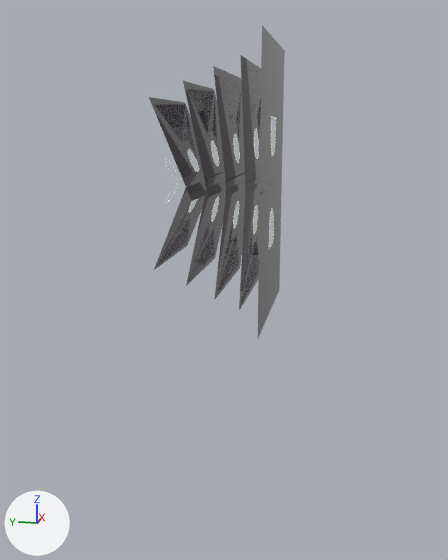
The glTF model scroll2/models/P/Tube1.glb as it was, and as the next commit left it.
One viewpoint serves both versions: a 50 mm camera at (-35.0, -4.7, 3.2) aimed at (-0.3, 2.2, -5.5). Every picture has the same lights, and +X, +Y and +Z are marked at lower left.

Script lines for the objects in view, before the commit:
```python
me_plane_003 = bpy.data.meshes.new('Plane.003')
me_plane_003.from_pydata(...)  # 128 vertices, 128 faces; spans x -5.0..5.0, y -2.95..5.0, z 0.0
me_plane_003.materials.append(mat_granite)  # black #221f23
ob_plane_003 = bpy.data.objects.new('Plane.003', me_plane_003)
ob_plane_003.location = (0.0, 0.43, 2.38)
ob_plane_003.rotation_euler = (1.523, 0.0, 0.0)  # degrees (87, 0, 0)
ob_plane_003.scale = (0.832, 0.832, 1.16)
ob_plane_007 = bpy.data.objects.new('Plane.007', me_plane_003)
ob_plane_007.location = (0.0, 2.79, -1.46)
ob_plane_007.rotation_euler = (1.352, 3.139, 0.0)  # degrees (77, 180, 0)
ob_plane_007.scale = (0.744, 0.744, 1.04)
ob_plane_008 = bpy.data.objects.new('Plane.008', me_plane_003)
ob_plane_008.location = (0.0, 4.05, -1.04)
ob_plane_008.rotation_euler = (1.175, 3.139, 0.0)  # degrees (67, 180, 0)
ob_plane_008.scale = (0.721, 0.712, 0.993)
# also in view: 'Plane' at (0.0, -0.5, 3.8); 'Plane.004' at (0.0, 3.0, 2.6); 'Plane.006' at (0.0, 1.6, -2.6); 'Plane.001' at (0.0, 4.3, 2.1); 'Plane.002' at (0.0, 1.6, 2.9)
```
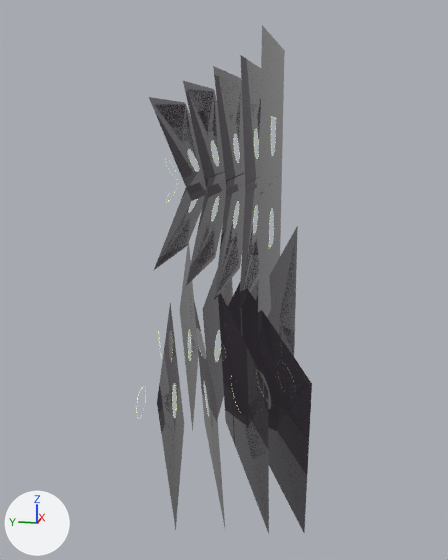
Diff of the bpy script that builds the scene:
```diff
--- a/scroll2/models/P/Tube1.glb.py
+++ b/scroll2/models/P/Tube1.glb.py
@@ me_plane_001 @@
+me_plane_001 = me_plane_003.copy(); me_plane_001.name = 'Plane.001'  # the mesh of ob_plane_008
@@ ob_plane_017 @@
+ob_plane_017 = bpy.data.objects.new('Plane.017', me_plane_001)
+ob_plane_017.location = (-3.27, 4.5, -12.08)
+ob_plane_017.rotation_euler = (1.675, -1.936, 0.0756)  # degrees (96, -111, 4.3)
+ob_plane_017.scale = (1.0, 0.987, 1.38)
@@ ob_plane_016 @@
+ob_plane_016 = bpy.data.objects.new('Plane.016', me_plane_001)
+ob_plane_016.location = (1.48, 4.79, -10.28)
+ob_plane_016.rotation_euler = (1.47, 1.208, 0.0716)  # degrees (84, 69, 4.1)
+ob_plane_016.scale = (1.0, 0.987, 1.38)
@@ ob_plane_015 @@
+ob_plane_015 = bpy.data.objects.new('Plane.015', me_plane_001)
+ob_plane_015.location = (-2.82, 2.71, -11.96)
+ob_plane_015.rotation_euler = (1.853, -1.936, 0.0756)  # degrees (106, -111, 4.3)
+ob_plane_015.scale = (1.03, 1.03, 1.44)
@@ ob_plane_014 @@
+ob_plane_014 = bpy.data.objects.new('Plane.014', me_plane_001)
+ob_plane_014.location = (1.66, 2.96, -10.27)
+ob_plane_014.rotation_euler = (1.647, 1.208, 0.0716)  # degrees (94, 69, 4.1)
+ob_plane_014.scale = (1.03, 1.03, 1.44)
@@ ob_plane_013 @@
+ob_plane_013 = bpy.data.objects.new('Plane.013', me_plane_001)
+ob_plane_013.location = (-2.27, 1.03, -11.8)
+ob_plane_013.rotation_euler = (1.96, -1.936, 0.0756)  # degrees (112, -111, 4.3)
+ob_plane_013.scale = (1.1, 1.1, 1.54)
@@ ob_plane_012 @@
+ob_plane_012 = bpy.data.objects.new('Plane.012', me_plane_001)
+ob_plane_012.location = (1.7, 1.18, -10.3)
+ob_plane_012.rotation_euler = (1.754, 1.208, 0.0716)  # degrees (100, 69, 4.1)
+ob_plane_012.scale = (1.1, 1.1, 1.54)
@@ ob_plane_011 @@
+ob_plane_011 = bpy.data.objects.new('Plane.011', me_plane_001)
+ob_plane_011.location = (-1.75, -0.46, -11.65)
+ob_plane_011.rotation_euler = (2.024, -1.936, 0.0756)  # degrees (116, -111, 4.3)
+ob_plane_011.scale = (1.15, 1.15, 1.61)
@@ ob_plane_010 @@
+ob_plane_010 = bpy.data.objects.new('Plane.010', me_plane_001)
+ob_plane_010.location = (1.7, -0.41, -10.34)
+ob_plane_010.rotation_euler = (1.818, 1.208, 0.0716)  # degrees (104, 69, 4.1)
+ob_plane_010.scale = (1.15, 1.15, 1.61)
```

Boxes (x1, y1, x2, y2) around the edits, measured in the pictures (448 x 560 px):
'Plane.011', added (black)
    after: (240, 278, 312, 532)
'Plane.013', added
    after: (218, 293, 269, 534)
'Plane.017', added
    after: (157, 303, 184, 530)
'Plane.010', added
    after: (252, 226, 298, 409)
'Plane.015', added
    after: (193, 297, 225, 527)
'Plane.014', added
    after: (203, 268, 233, 419)
'Plane.016', added
    after: (180, 243, 199, 431)
'Plane.012', added (black)
    after: (227, 281, 258, 445)
